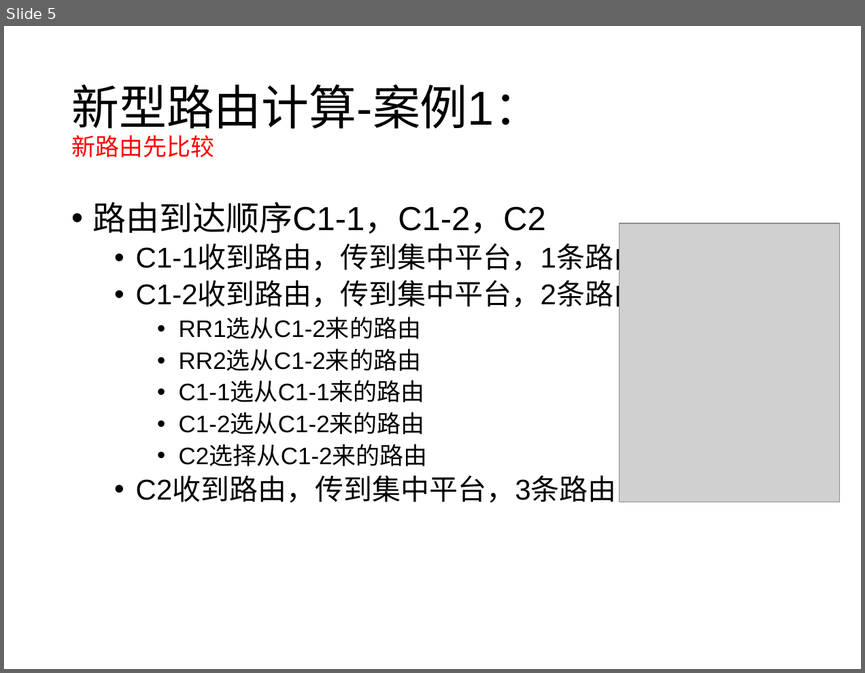
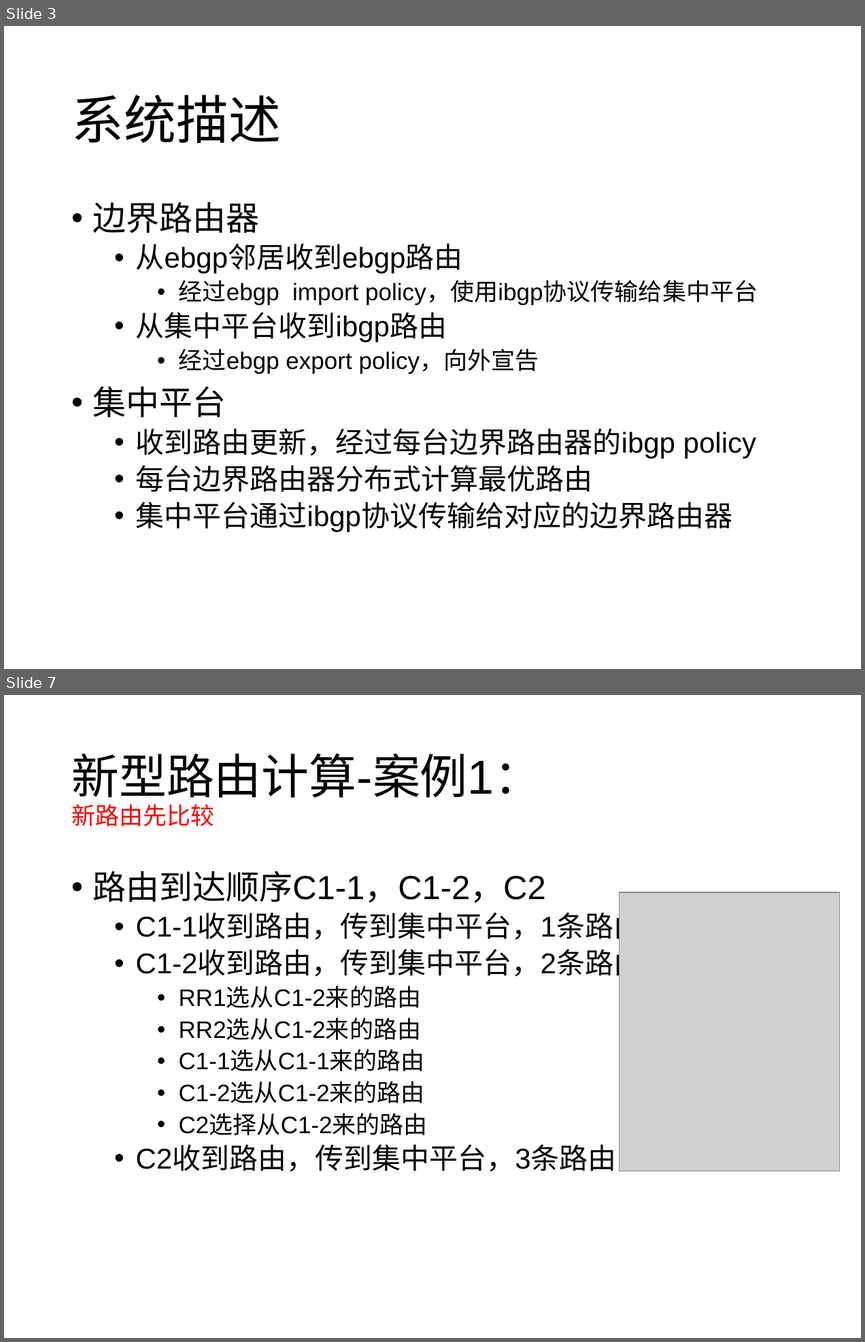
Before and after one commit to wangqing93/ibgp_exp, a slide deck: doc/毕设阶段讨论4.pptx. Shown one above the other, each under a label of ours: slide 5 before the commit, slides 3 and 7 after it; the slides between them are not shown. The pictures are 865x673 and 865x1342 pixels, drawn with LibreOffice and Linux fonts; fonts in the diff are those of the drawing; grey boxes stand for pictures. Boxes give left, top, right and bottom in pixels: in the first picture for what was removed or moved away, otherwise in the second. Text is boxed around its words. In the diff, an @@ line names an element or a change of style, - is before the commit and + after.

```diff
--- a/doc/毕设阶段讨论4.pptx
+++ b/doc/毕设阶段讨论4.pptx
@@ slide 3 added at [4, 26, 861, 669], background #FFFFFF @@
@@ title added at [71, 95, 281, 143], 44 pt, text #000000 @@
+系统描述
@@ text added at [93, 201, 757, 532], 24 pt, text #000000 @@
+• 边界路由器
+  • 从ebgp邻居收到ebgp路由
+    • 经过ebgp import policy，使用ibgp协议传输给集中平台
+  • 从集中平台收到ibgp路由
+    • 经过ebgp export policy，向外宣告
+• 集中平台
+  • 收到路由更新，经过每台边界路由器的ibgp policy
+  • 每台边界路由器分布式计算最优路由
+  • 集中平台通过ibgp协议传输给对应的边界路由器
@@ what was slide 5 is now slide 7 @@
```
Also in this commit, not shown: 9 slides changed, 3 other slides added, 1 other file.
